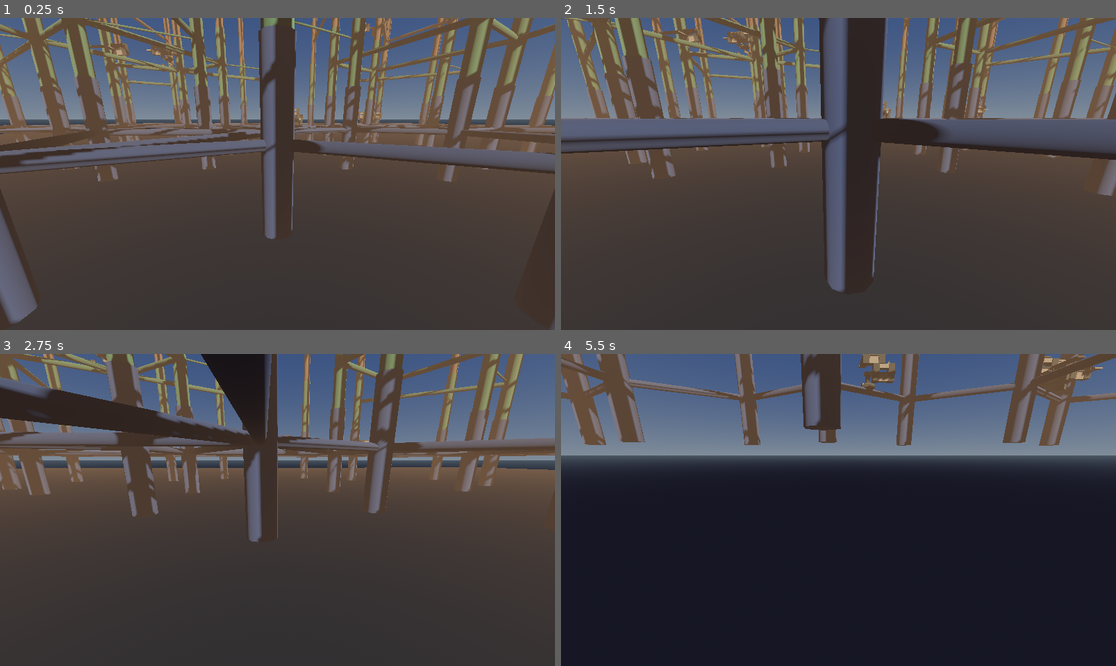
Above: before the commit, frames 1-4 (two rows, left to right).
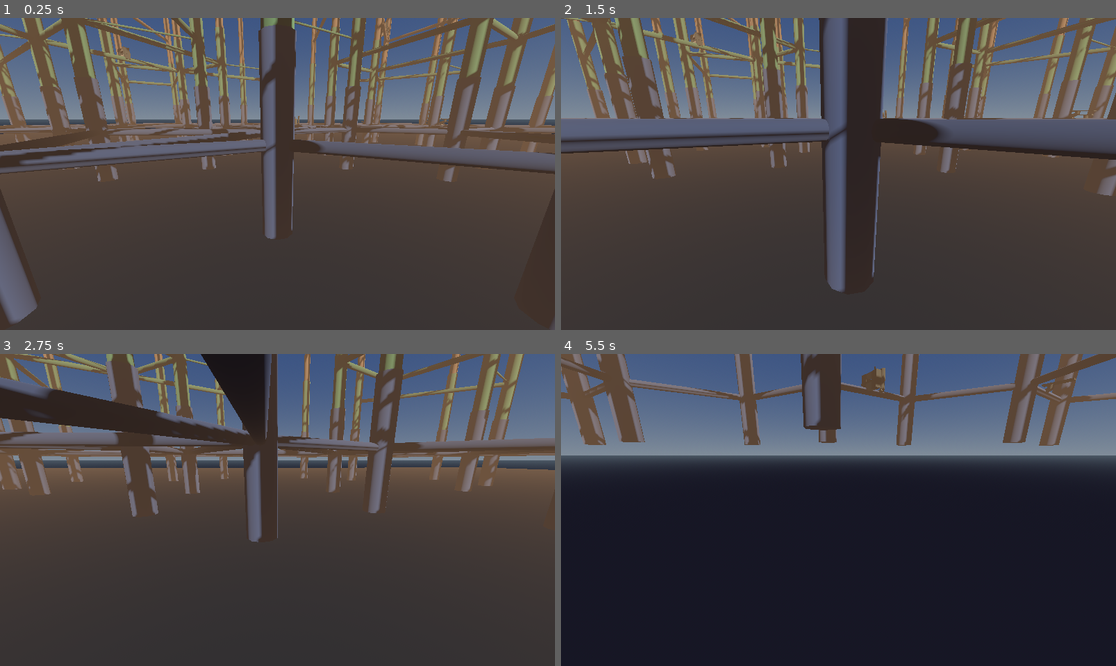
Above: after the commit, the same moments.

Repository: TaxiService/fcar
Game: Godot game, scene res://city/city_test.tscn
The game is run twice, just before and just after one commit, with the same random seed, the same clock (stepped at 60 frames per second) and the same inputs.
Inputs (mouse positions are in pixels of both pictures, inside the frame that each line leads up to):
- Up to frame 1 (0.25 s): no input
- Up to frame 2 (1.5 s): tap Enter at 0.5 s; move the mouse to (866, 174) at 0.52 s; hold C (crouch) 0.53-1.28 s; hold W (forward) from 0.53 s (still down); click (866, 174) at 0.67 s; tap Space (jump) at 0.77 s; move the mouse to (810, 174) at 1.27 s; tap T (eject_passengers) at 1.35 s
- Up to frame 3 (2.75 s): keep holding W (forward); tap Space (jump) at 1.52 s; move the mouse to (288, 503) at 2.02 s; tap V (toggle_auto_hover) at 2.1 s
- Up to frame 4 (5.5 s): keep holding W (forward); move the mouse to (832, 516) at 2.77 s; tap Ctrl (toggle_com_compensation) at 2.85 s; click (832, 516) at 2.92 s; tap Space (jump) at 3.02, 3.77, 4.52 s; move the mouse to (877, 513) at 3.52 s; tap R (toggle_ready_for_fares) at 3.6 s; move the mouse to (794, 506) at 4.27 s; tap Alt at 4.35 s; move the mouse to (844, 510) at 5.02 s; hold Shift from 5.03 s (still down); click (844, 510) at 5.17 s

The runs differ from the first frame. In frame 1, 0.8% of the frame differs, in the area x 0-100%, y 0-49%; in frame 2, 0.7%; in frame 3, 0.2%; in frame 4, 0.9%, in the area x 0-98%, y 0-14%.

Commit message:
Add spire AABBs to building overlap detection
Buildings now avoid spawning inside spires by registering spire AABBs
with the building generator before generation starts.

Co-Authored-By: Claude Opus 4.5 <noreply@anthropic.com>

Diff:
--- a/city/BuildingGenerator.gd
+++ b/city/BuildingGenerator.gd
@@ -49,6 +49,13 @@
 	_no_anchor_rejects = 0
 	_size_filter_rejects = 0
 	_max_depth_reached = 0
+
+
+# Register external AABBs (e.g., spires) that buildings should not overlap with
+func register_external_aabbs(aabbs: Array[AABB]):
+	for aabb in aabbs:
+		_placed_aabbs.append(aabb)
+	print("BuildingGenerator: Registered %d external AABBs" % aabbs.size())
 
 
 func print_debug_stats():
@@ -242,7 +249,9 @@
 			block_instance.mark_connection_used(conn)
 			# Determine size filter from parent connection (randomly pick from available)
 			var child_size_filter = _pick_random_size(conn)
-			_grow_from_seed(world_pos, world_dir, biome_idx, depth + 1, child_size_filter)
+			# Pass parent's rotation so children maintain orientation
+			var child_heading = block_instance.rotation.y
+			_grow_from_seed(world_pos, world_dir, biome_idx, depth + 1, child_size_filter, child_heading)
 
 
 # Randomly pick a size from available options on a connection point
--- a/city/CityGenerator.gd
+++ b/city/CityGenerator.gd
@@ -619,6 +619,21 @@
 	add_child(ground)
 
 
+func _calculate_spire_aabbs() -> Array[AABB]:
+	# Calculate AABBs for all spires to prevent building overlap
+	var aabbs: Array[AABB] = []
+
+	for pos in spire_positions:
+		# Use the largest radius (bottom biome) for conservative AABB
+		var radius = spire_base_radius
+		# AABB covers entire spire height
+		var aabb_pos = Vector3(pos.x - radius, 0, pos.z - radius)
+		var aabb_size = Vector3(radius * 2, spire_height, radius * 2)
+		aabbs.append(AABB(aabb_pos, aabb_size))
+
+	return aabbs
+
+
 func _generate_buildings():
 	if not building_generator:
 		push_error("CityGenerator: BuildingGenerator not initialized")
@@ -629,6 +644,10 @@
 	building_generator.branch_probability = building_branch_chance
 	building_generator.max_blocks_total = building_max_total
 	building_generator.reset_counter()
+
+	# Register spire AABBs so buildings don't overlap with them
+	var spire_aabbs = _calculate_spire_aabbs()
+	building_generator.register_external_aabbs(spire_aabbs)
 
 	var seed_count = 0
 	var blocks_placed = 0
